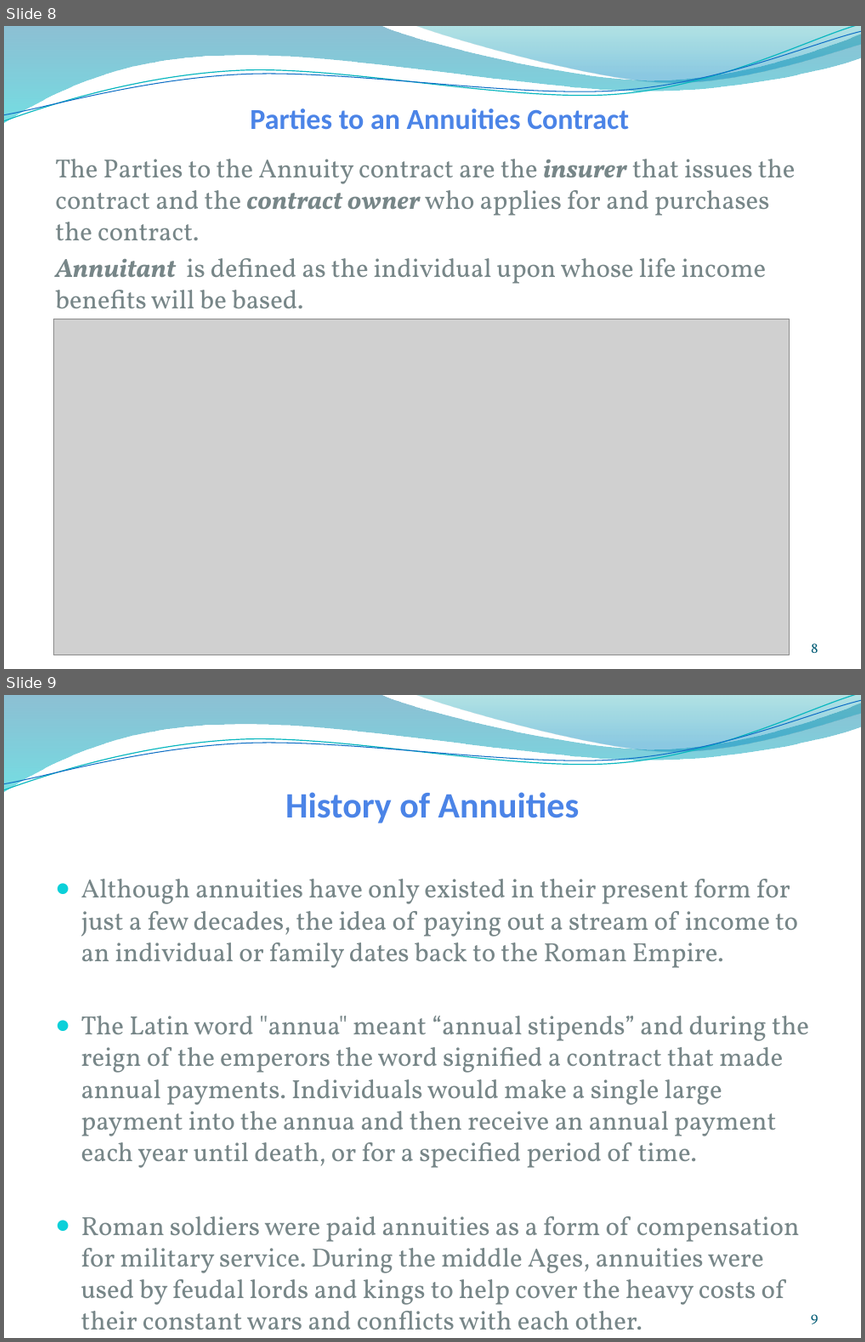
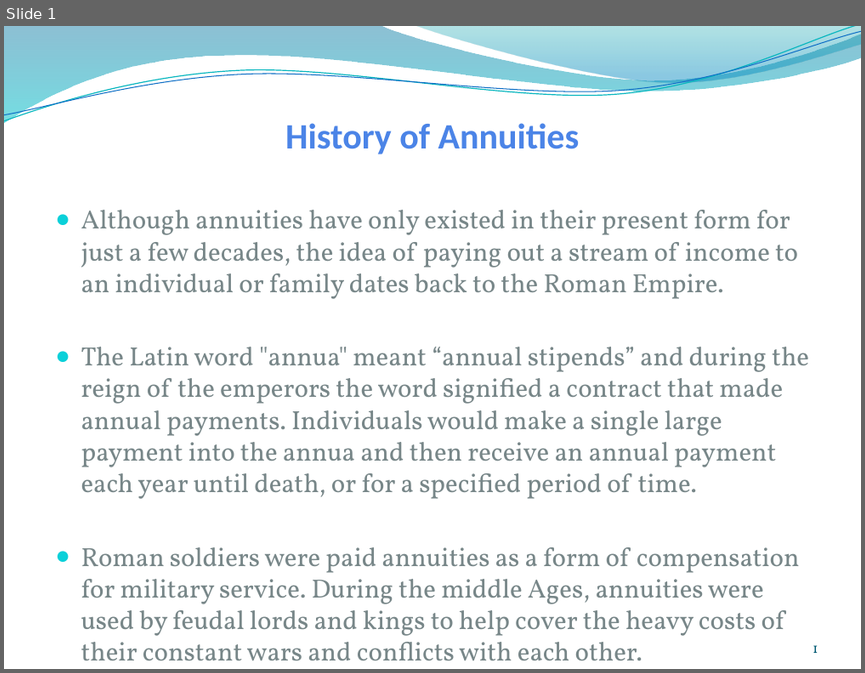
Before and after one commit to chandankrprasad/test, a slide deck: Annuities Sessions/Annuities - Session I.pptx. Shown one above the other, each under a label of ours: slides 8 and 9 before the commit, slide 1 after it. The pictures are 865x1342 and 865x673 pixels, drawn with LibreOffice and Linux fonts; fonts in the diff are those of the drawing; grey boxes stand for pictures; background and template pictures are left out. Boxes give left, top, right and bottom in pixels: in the first picture for what was removed or moved away, otherwise in the second. Text is boxed around its words. In the diff, an @@ line names an element or a change of style, - is before the commit and + after.

```diff
--- a/Annuities Sessions/Annuities - Session I.pptx
+++ b/Annuities Sessions/Annuities - Session I.pptx
@@ slide 8 removed at bbox=[4, 26, 861, 669], background picture (left out); not listed: 4 template elements that a slide beside it also shows @@
@@ title removed at bbox=[250, 108, 629, 130] @@
-Parties to an Annuities Contract
@@ text removed at bbox=[55, 159, 795, 320] @@
-The Parties to the Annuity contract are the insurer that issues the contract and the contract owner who applies for and purchases the contract.
-Annuitant is defined as the individual upon whose life income benefits will be based.
@@ picture removed at bbox=[53, 319, 789, 655] @@
@@ page number removed at bbox=[811, 643, 818, 652] @@
-8
@@ what was slide 9 is now slide 1 @@
@@ page number at bbox=[812, 645, 818, 652]: text changed @@
-9
+1
```
Also in this commit, not shown: 7 other slides removed.
